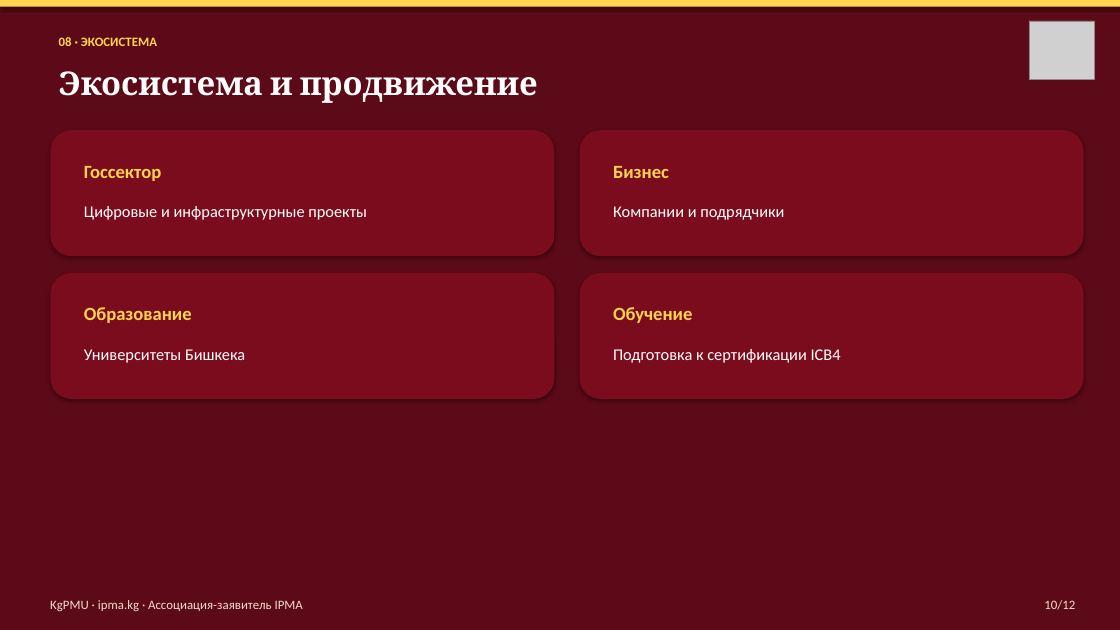
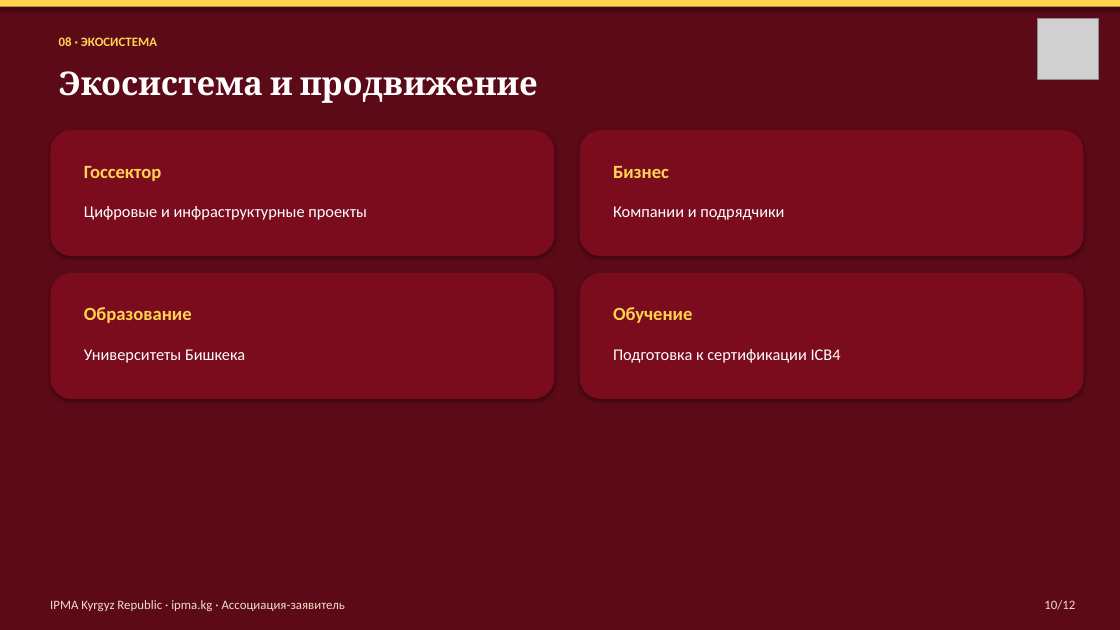
Before and after one commit to umekishev/umekishev, a slide deck: slide 10 of presentations/IPMA_Kyrgyzstan_CoD_Presentation.pptx. Drawn at 1120x630 pixels with LibreOffice and Linux fonts; fonts in the diff are those of the drawing; grey boxes stand for pictures. Boxes give left, top, right and bottom in pixels: in the first picture for what was removed or moved away, otherwise in the second. Text is boxed around its words. In the diff, an @@ line names an element or a change of style, - is before the commit and + after.

```diff
--- a/presentations/IPMA_Kyrgyzstan_CoD_Presentation.pptx
+++ b/presentations/IPMA_Kyrgyzstan_CoD_Presentation.pptx
@@ picture resized from (x1=1029, y1=21, x2=1095, y2=80) to (x1=1038, y1=18, x2=1098, y2=79) @@
@@ text at (x1=50, y1=600, x2=345, y2=611): text changed @@
-KgPMU · ipma.kg · Ассоциация-заявитель IPMA
+IPMA Kyrgyz Republic · ipma.kg · Ассоциация-заявитель
```
Also in this commit, not shown: 11 other slides changed, 8 other files.
